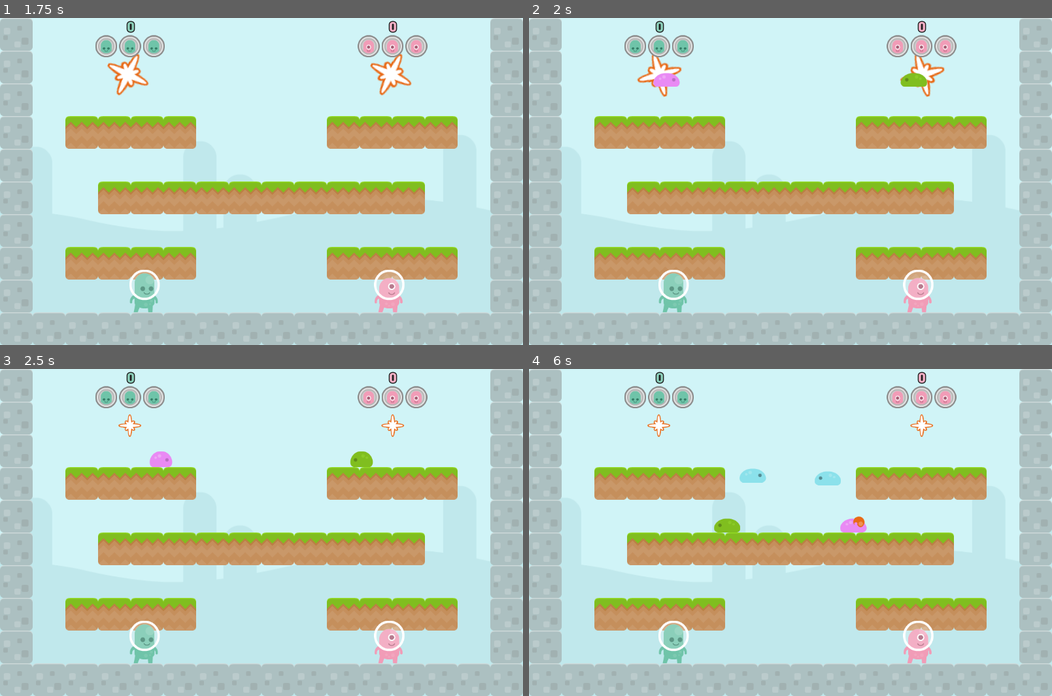
Above: before the commit, frames 1-4 (two rows, left to right).
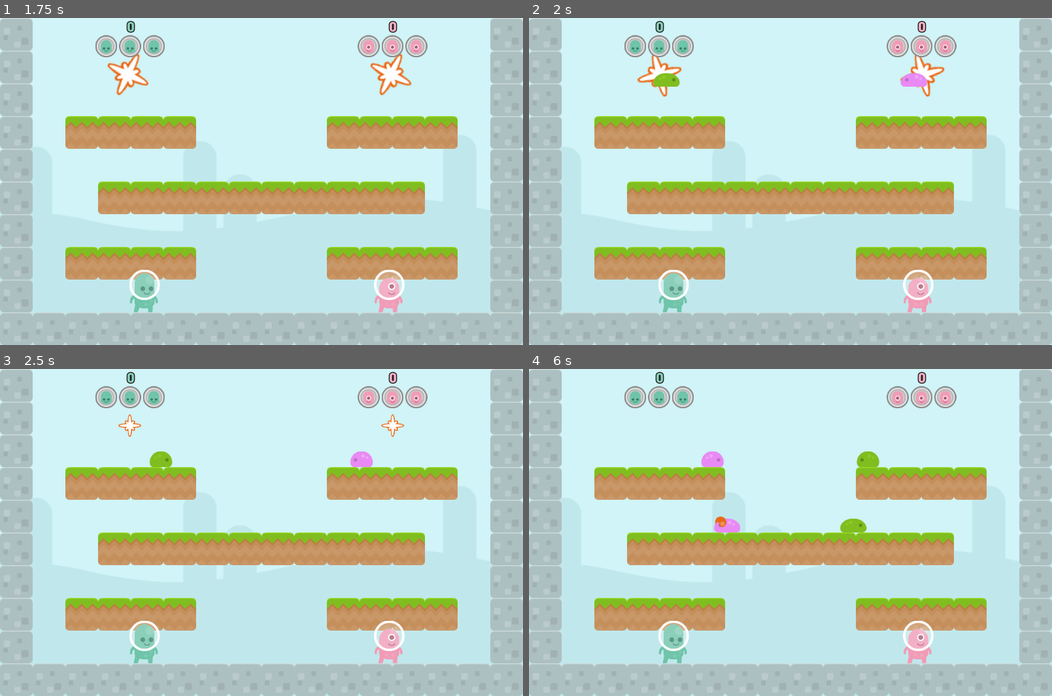
Above: after the commit, the same moments.

Repository: doctor-g/AltNaGaDeMon2021
Game: Godot game, scene res://World/World.tscn
The game is run twice, just before and just after one commit, with the same random seed, the same clock (stepped at 60 frames per second) and the same inputs.
Inputs:
- Up to frame 1 (1.75 s): no input
- Up to frame 2 (2 s): no input
- Up to frame 3 (2.5 s): no input
- Up to frame 4 (6 s): no input

Frame 1 is identical in both runs. In frame 2, 0.4% of the frame differs, in the area x 23-77%, y 16-21%; in frame 3, 0.4%; in frame 4, 1.4%, in the area x 22-78%, y 13-50%.

Commit message:
Refactor spawning code to be data-driven
The old approach used imperative code; the new approach
uses delcarative data. A subclass could still override _run
if it needed something special.

Diff:
--- a/project/Enemies/Slime/BlueSlime.tscn
+++ b/project/Enemies/Slime/BlueSlime.tscn
@@ -57,6 +57,7 @@
 position = Vector2( 1, -17 )
 frames = SubResource( 1 )
 animation = "walk"
+frame = 1
 playing = true
 
 [node name="CollisionShape2D" type="CollisionShape2D" parent="."]
--- a/project/World/Level.gd
+++ b/project/World/Level.gd
@@ -3,6 +3,8 @@
 const _BLUE_SLIME := preload("res://Enemies/Slime/BlueSlime.tscn")
 const _GREEN_SLIME := preload("res://Enemies/Slime/GreenSlime.tscn")
 const _PINK_SLIME := preload("res://Enemies/Slime/PinkSlime.tscn")
+const _LEFT := 0
+const _RIGHT := 1
 
 # Sent when the level is complete
 signal complete
@@ -39,9 +41,27 @@
 	_run()
 
 
-# Run this level
 func _run():
-	assert(false, "Subclasses must override this function.")
+	var data = _get_spawner_data()
+	var number_of_entries = data.size()
+	for i in number_of_entries:
+		var entry = data[i]
+		if typeof(entry) == TYPE_INT or typeof(entry)==TYPE_REAL:
+			var duration := entry as float
+			yield(get_tree().create_timer(duration, false), "timeout")
+		else:
+			var map := entry as Dictionary
+			for key in map:
+				var spawner_index := key as int
+				var description := map[key] as Array
+				var direction : bool = (description[1] == _LEFT)
+				var is_last : bool = (i == number_of_entries-1)
+				_spawners[spawner_index].spawn(description[0], direction, is_last)
+
+
+func _get_spawner_data()->Array:
+	assert(false, "Specific level subclasses must override this function.")
+	return [] # Never executed but must be present to compile
 
 
 func _on_Spawner_enemy_spawned(enemy:Node2D)->void:
--- a/project/World/Level00.gd
+++ b/project/World/Level00.gd
@@ -1,15 +1,16 @@
 extends "Level.gd"
 
-func _run():
-	yield(get_tree().create_timer(1.0, false), "timeout")
 
-	_spawners[0].spawn(_GREEN_SLIME, true)
-	_spawners[1].spawn(_PINK_SLIME, false)
-	yield(get_tree().create_timer(3.0, false), "timeout")
-
-	_spawners[0].spawn(_BLUE_SLIME, true)
-	_spawners[1].spawn(_BLUE_SLIME, false)
-	yield(get_tree().create_timer(3.0, false), "timeout")
-
-	_spawners[0].spawn(_PINK_SLIME, true, true)
-	_spawners[1].spawn(_GREEN_SLIME, false, true)
+func _get_spawner_data()->Array:
+	return [
+		1.0,
+		{
+			0: [ _GREEN_SLIME, _RIGHT],
+			1: [ _PINK_SLIME, _LEFT],
+		},
+		3.0,
+			{
+			0: [ _PINK_SLIME, _RIGHT],
+			1: [ _GREEN_SLIME, _LEFT],
+		},
+	]
--- a/project/World/Level00.tscn
+++ b/project/World/Level00.tscn
@@ -80,8 +80,8 @@
 "_edit_lock_": true
 }
 
-[node name="Spawner" parent="Spawners" instance=ExtResource( 3 )]
+[node name="Spawner0" parent="Spawners" instance=ExtResource( 3 )]
+position = Vector2( 277, 120 )
+
+[node name="Spawner1" parent="Spawners" instance=ExtResource( 3 )]
 position = Vector2( 840, 120 )
-
-[node name="Spawner2" parent="Spawners" instance=ExtResource( 3 )]
-position = Vector2( 277, 120 )
--- a/project/World/Level01.gd
+++ b/project/World/Level01.gd
@@ -1,11 +1,15 @@
 extends "Level.gd"
 
-func _run():
-	yield(get_tree().create_timer(1.0, false), "timeout")
-
-	_spawners[0].spawn(_GREEN_SLIME, true)
-	_spawners[1].spawn(_GREEN_SLIME, false)
-	yield(get_tree().create_timer(3.0, false), "timeout")
-
-	_spawners[0].spawn(_GREEN_SLIME, true, true)
-	_spawners[1].spawn(_GREEN_SLIME, false, true)
+func _get_spawner_data():
+	return [
+		1.0,
+		{
+			0: [_GREEN_SLIME, _RIGHT],
+			1: [_GREEN_SLIME, _LEFT],
+		},
+		3.0,
+		{
+			0: [_BLUE_SLIME, _RIGHT],
+			1: [_BLUE_SLIME, _LEFT]
+		}
+	]
--- a/project/World/Level01.tscn
+++ b/project/World/Level01.tscn
@@ -80,8 +80,8 @@
 "_edit_lock_": true
 }
 
-[node name="Spawner" parent="Spawners" instance=ExtResource( 5 )]
+[node name="Spawner0" parent="Spawners" instance=ExtResource( 5 )]
+position = Vector2( 277, 120 )
+
+[node name="Spawner1" parent="Spawners" instance=ExtResource( 5 )]
 position = Vector2( 840, 120 )
-
-[node name="Spawner2" parent="Spawners" instance=ExtResource( 5 )]
-position = Vector2( 277, 120 )
